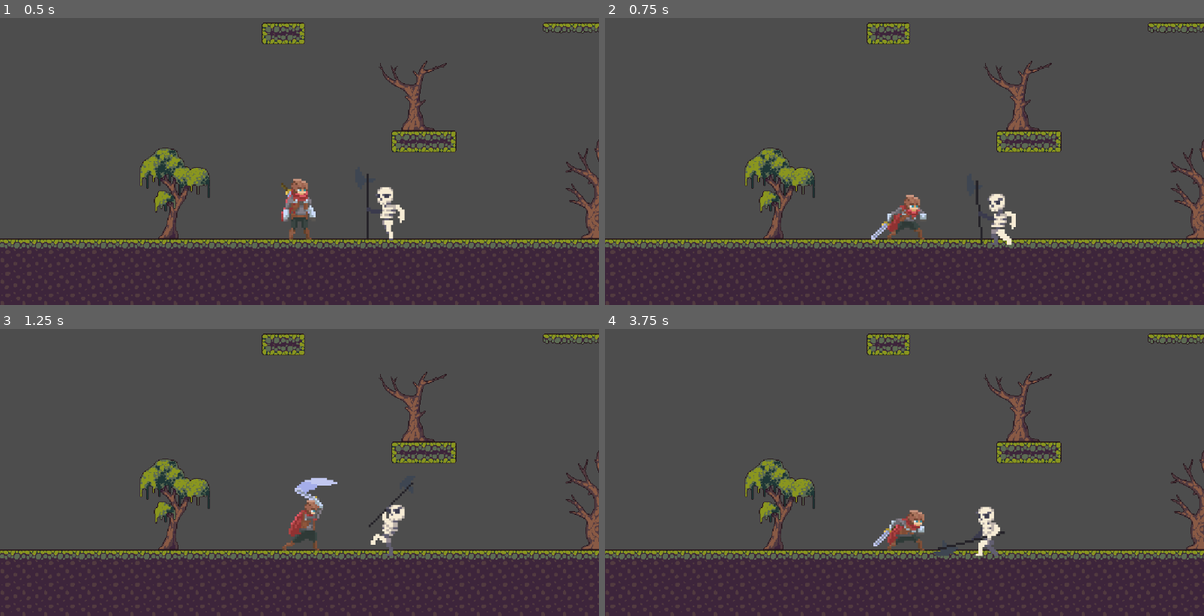
Above: before the commit, frames 1-4 (two rows, left to right).
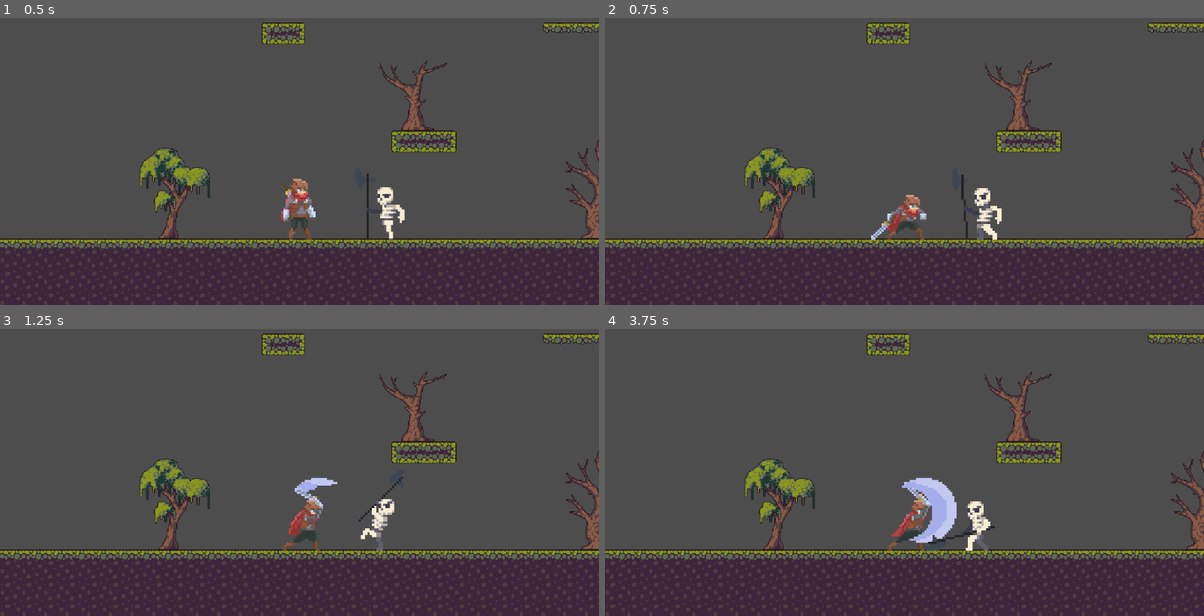
Above: after the commit, the same moments.

Repository: XinyuanD/2DSoulslikeGame
Game: Godot game, scene res://Scenes/Level 1.tscn
Two runs of this game, one before a commit and one after it. Both use one fixed random seed, a clock stepped at 60 frames per second and the inputs below.
Inputs (mouse positions are in pixels of both pictures, inside the frame that each line leads up to):
- Up to frame 1 (0.5 s): no input
- Up to frame 2 (0.75 s): move the mouse to (1036, 121) at 0.52 s; hold D (move_right) from 0.53 s (still down); click (1036, 121) at 0.6 s
- Up to frame 3 (1.25 s): keep holding D (move_right); tap Space (jump) at 0.77 s
- Up to frame 4 (3.75 s): move the mouse to (784, 463) at 1.27 s; click (784, 463) at 1.35 s; tap Space (jump) at 1.52, 3.02 s; move the mouse to (964, 374) at 2.02 s; release D (move_right) at 2.03 s; hold A (move_left) 2.03-2.78 s; click (964, 374) at 2.1 s; move the mouse to (874, 515) at 2.77 s; hold D (move_right) from 2.78 s (still down); click (874, 515) at 2.85 s; move the mouse to (1084, 498) at 3.52 s; click (1084, 498) at 3.6 s

Frame 1 is identical in both runs. In frame 2, 0.9% of the frame differs, in the area x 59-69%, y 54-80%; in frame 3, 0.7%; in frame 4, 2.5%, in the area x 44-67%, y 51-80%.

Commit message:
Updated skeleton attack animation

Diff:
--- a/Final Project/Animations/player_anim.tres
+++ b/Final Project/Animations/player_anim.tres
@@ -210,7 +210,7 @@
 }],
 "loop": false,
 "name": &"attack1",
-"speed": 5.0
+"speed": 6.0
 }, {
 "frames": [{
 "duration": 1.0,
--- a/Final Project/Animations/skeleton_anim.tres
+++ b/Final Project/Animations/skeleton_anim.tres
@@ -1,82 +1,82 @@
 [gd_resource type="SpriteFrames" load_steps=71 format=3 uid="uid://bubcom2jbikfs"]
 
-[ext_resource type="Texture2D" uid="uid://b7tklfqjfpyrp" path="res://Art/Skeleton Sprite Sheets/Skeleton Attack.png" id="1_bk2oh"]
+[ext_resource type="Texture2D" uid="uid://c3ok1dckw6dr0" path="res://Art/Skeleton Sprite Sheets/Skeleton Attack.png" id="1_bk2oh"]
 [ext_resource type="Texture2D" uid="uid://2yrd4opv7pua" path="res://Art/Skeleton Sprite Sheets/Skeleton Idle.png" id="1_w7cgc"]
 [ext_resource type="Texture2D" uid="uid://da5frsd2iua7r" path="res://Art/Skeleton Sprite Sheets/Skeleton Dead.png" id="2_72kjp"]
 [ext_resource type="Texture2D" uid="uid://dty0ed6dtg388" path="res://Art/Skeleton Sprite Sheets/Skeleton Walk.png" id="2_djmf1"]
 [ext_resource type="Texture2D" uid="uid://b7jq6fqs31mnt" path="res://Art/Skeleton Sprite Sheets/Skeleton Hit.png" id="3_44w0i"]
 
-[sub_resource type="AtlasTexture" id="AtlasTexture_bkvke"]
-atlas = ExtResource("1_bk2oh")
-region = Rect2(0, 0, 43, 37)
-
-[sub_resource type="AtlasTexture" id="AtlasTexture_0l5r1"]
-atlas = ExtResource("1_bk2oh")
-region = Rect2(43, 0, 43, 37)
-
-[sub_resource type="AtlasTexture" id="AtlasTexture_pemgw"]
-atlas = ExtResource("1_bk2oh")
-region = Rect2(86, 0, 43, 37)
-
-[sub_resource type="AtlasTexture" id="AtlasTexture_c21fe"]
-atlas = ExtResource("1_bk2oh")
-region = Rect2(129, 0, 43, 37)
-
-[sub_resource type="AtlasTexture" id="AtlasTexture_6gkob"]
-atlas = ExtResource("1_bk2oh")
-region = Rect2(172, 0, 43, 37)
-
-[sub_resource type="AtlasTexture" id="AtlasTexture_6w1vh"]
-atlas = ExtResource("1_bk2oh")
-region = Rect2(215, 0, 43, 37)
-
-[sub_resource type="AtlasTexture" id="AtlasTexture_brgr6"]
-atlas = ExtResource("1_bk2oh")
-region = Rect2(258, 0, 43, 37)
-
-[sub_resource type="AtlasTexture" id="AtlasTexture_nkaw3"]
-atlas = ExtResource("1_bk2oh")
-region = Rect2(301, 0, 43, 37)
-
-[sub_resource type="AtlasTexture" id="AtlasTexture_0ff32"]
-atlas = ExtResource("1_bk2oh")
-region = Rect2(344, 0, 43, 37)
-
-[sub_resource type="AtlasTexture" id="AtlasTexture_kjg1b"]
-atlas = ExtResource("1_bk2oh")
-region = Rect2(387, 0, 43, 37)
-
-[sub_resource type="AtlasTexture" id="AtlasTexture_e0pfj"]
-atlas = ExtResource("1_bk2oh")
-region = Rect2(430, 0, 43, 37)
-
-[sub_resource type="AtlasTexture" id="AtlasTexture_agaji"]
-atlas = ExtResource("1_bk2oh")
-region = Rect2(473, 0, 43, 37)
-
-[sub_resource type="AtlasTexture" id="AtlasTexture_e4njl"]
-atlas = ExtResource("1_bk2oh")
-region = Rect2(516, 0, 43, 37)
-
-[sub_resource type="AtlasTexture" id="AtlasTexture_fgsyf"]
-atlas = ExtResource("1_bk2oh")
-region = Rect2(559, 0, 43, 37)
-
-[sub_resource type="AtlasTexture" id="AtlasTexture_wsw2t"]
-atlas = ExtResource("1_bk2oh")
-region = Rect2(602, 0, 43, 37)
-
-[sub_resource type="AtlasTexture" id="AtlasTexture_6ox02"]
-atlas = ExtResource("1_bk2oh")
-region = Rect2(645, 0, 43, 37)
-
-[sub_resource type="AtlasTexture" id="AtlasTexture_8c6fg"]
-atlas = ExtResource("1_bk2oh")
-region = Rect2(688, 0, 43, 37)
-
-[sub_resource type="AtlasTexture" id="AtlasTexture_x6wql"]
-atlas = ExtResource("1_bk2oh")
-region = Rect2(731, 0, 43, 37)
+[sub_resource type="AtlasTexture" id="AtlasTexture_x2jet"]
+atlas = ExtResource("1_bk2oh")
+region = Rect2(0, 0, 50, 50)
+
+[sub_resource type="AtlasTexture" id="AtlasTexture_edc20"]
+atlas = ExtResource("1_bk2oh")
+region = Rect2(50, 0, 50, 50)
+
+[sub_resource type="AtlasTexture" id="AtlasTexture_cxvx0"]
+atlas = ExtResource("1_bk2oh")
+region = Rect2(100, 0, 50, 50)
+
+[sub_resource type="AtlasTexture" id="AtlasTexture_tb8bn"]
+atlas = ExtResource("1_bk2oh")
+region = Rect2(150, 0, 50, 50)
+
+[sub_resource type="AtlasTexture" id="AtlasTexture_xk3wk"]
+atlas = ExtResource("1_bk2oh")
+region = Rect2(200, 0, 50, 50)
+
+[sub_resource type="AtlasTexture" id="AtlasTexture_vn4y6"]
+atlas = ExtResource("1_bk2oh")
+region = Rect2(250, 0, 50, 50)
+
+[sub_resource type="AtlasTexture" id="AtlasTexture_v00fo"]
+atlas = ExtResource("1_bk2oh")
+region = Rect2(300, 0, 50, 50)
+
+[sub_resource type="AtlasTexture" id="AtlasTexture_d17sb"]
+atlas = ExtResource("1_bk2oh")
+region = Rect2(350, 0, 50, 50)
+
+[sub_resource type="AtlasTexture" id="AtlasTexture_tvatx"]
+atlas = ExtResource("1_bk2oh")
+region = Rect2(400, 0, 50, 50)
+
+[sub_resource type="AtlasTexture" id="AtlasTexture_jve06"]
+atlas = ExtResource("1_bk2oh")
+region = Rect2(450, 0, 50, 50)
+
+[sub_resource type="AtlasTexture" id="AtlasTexture_1h1ny"]
+atlas = ExtResource("1_bk2oh")
+region = Rect2(500, 0, 50, 50)
+
+[sub_resource type="AtlasTexture" id="AtlasTexture_yre7q"]
+atlas = ExtResource("1_bk2oh")
+region = Rect2(550, 0, 50, 50)
+
+[sub_resource type="AtlasTexture" id="AtlasTexture_7ol1b"]
+atlas = ExtResource("1_bk2oh")
+region = Rect2(600, 0, 50, 50)
+
+[sub_resource type="AtlasTexture" id="AtlasTexture_7rf6w"]
+atlas = ExtResource("1_bk2oh")
+region = Rect2(650, 0, 50, 50)
+
+[sub_resource type="AtlasTexture" id="AtlasTexture_e2ftb"]
+atlas = ExtResource("1_bk2oh")
+region = Rect2(700, 0, 50, 50)
+
+[sub_resource type="AtlasTexture" id="AtlasTexture_al053"]
+atlas = ExtResource("1_bk2oh")
+region = Rect2(750, 0, 50, 50)
+
+[sub_resource type="AtlasTexture" id="AtlasTexture_kipgh"]
+atlas = ExtResource("1_bk2oh")
+region = Rect2(800, 0, 50, 50)
+
+[sub_resource type="AtlasTexture" id="AtlasTexture_7vqkd"]
+atlas = ExtResource("1_bk2oh")
+region = Rect2(850, 0, 50, 50)
 
 [sub_resource type="AtlasTexture" id="AtlasTexture_b2cnu"]
 atlas = ExtResource("2_72kjp")
@@ -270,58 +270,58 @@
 animations = [{
 "frames": [{
 "duration": 1.0,
-"texture": SubResource("AtlasTexture_bkvke")
-}, {
-"duration": 1.0,
-"texture": SubResource("AtlasTexture_0l5r1")
-}, {
-"duration": 1.0,
-"texture": SubResource("AtlasTexture_pemgw")
-}, {
-"duration": 1.0,
-"texture": SubResource("AtlasTexture_c21fe")
-}, {
-"duration": 1.0,
-"texture": SubResource("AtlasTexture_6gkob")
-}, {
-"duration": 1.0,
-"texture": SubResource("AtlasTexture_6w1vh")
-}, {
-"duration": 1.0,
-"texture": SubResource("AtlasTexture_brgr6")
-}, {
-"duration": 1.0,
-"texture": SubResource("AtlasTexture_nkaw3")
-}, {
-"duration": 1.0,
-"texture": SubResource("AtlasTexture_0ff32")
-}, {
-"duration": 1.0,
-"texture": SubResource("AtlasTexture_kjg1b")
-}, {
-"duration": 1.0,
-"texture": SubResource("AtlasTexture_e0pfj")
-}, {
-"duration": 1.0,
-"texture": SubResource("AtlasTexture_agaji")
-}, {
-"duration": 1.0,
-"texture": SubResource("AtlasTexture_e4njl")
-}, {
-"duration": 1.0,
-"texture": SubResource("AtlasTexture_fgsyf")
-}, {
-"duration": 1.0,
-"texture": SubResource("AtlasTexture_wsw2t")
-}, {
-"duration": 1.0,
-"texture": SubResource("AtlasTexture_6ox02")
-}, {
-"duration": 1.0,
-"texture": SubResource("AtlasTexture_8c6fg")
-}, {
-"duration": 1.0,
-"texture": SubResource("AtlasTexture_x6wql")
+"texture": SubResource("AtlasTexture_x2jet")
+}, {
+"duration": 1.0,
+"texture": SubResource("AtlasTexture_edc20")
+}, {
+"duration": 1.0,
+"texture": SubResource("AtlasTexture_cxvx0")
+}, {
+"duration": 1.0,
+"texture": SubResource("AtlasTexture_tb8bn")
+}, {
+"duration": 1.0,
+"texture": SubResource("AtlasTexture_xk3wk")
+}, {
+"duration": 1.0,
+"texture": SubResource("AtlasTexture_vn4y6")
+}, {
+"duration": 1.0,
+"texture": SubResource("AtlasTexture_v00fo")
+}, {
+"duration": 1.0,
+"texture": SubResource("AtlasTexture_d17sb")
+}, {
+"duration": 1.0,
+"texture": SubResource("AtlasTexture_tvatx")
+}, {
+"duration": 1.0,
+"texture": SubResource("AtlasTexture_jve06")
+}, {
+"duration": 1.0,
+"texture": SubResource("AtlasTexture_1h1ny")
+}, {
+"duration": 1.0,
+"texture": SubResource("AtlasTexture_yre7q")
+}, {
+"duration": 1.0,
+"texture": SubResource("AtlasTexture_7ol1b")
+}, {
+"duration": 1.0,
+"texture": SubResource("AtlasTexture_7rf6w")
+}, {
+"duration": 1.0,
+"texture": SubResource("AtlasTexture_e2ftb")
+}, {
+"duration": 1.0,
+"texture": SubResource("AtlasTexture_al053")
+}, {
+"duration": 1.0,
+"texture": SubResource("AtlasTexture_kipgh")
+}, {
+"duration": 1.0,
+"texture": SubResource("AtlasTexture_7vqkd")
 }],
 "loop": false,
 "name": &"attack",
--- a/Final Project/Scenes/Player.tscn
+++ b/Final Project/Scenes/Player.tscn
@@ -23,7 +23,7 @@
 
 [node name="AnimatedSprite2D" type="AnimatedSprite2D" parent="."]
 sprite_frames = ExtResource("1_ar043")
-animation = &"idle"
+animation = &"attack3"
 
 [node name="CollisionShape2D" type="CollisionShape2D" parent="."]
 position = Vector2(1.33333, 3)
--- a/Final Project/Scenes/skeleton.tscn
+++ b/Final Project/Scenes/skeleton.tscn
@@ -16,9 +16,7 @@
 texture_filter = 1
 position = Vector2(-0.333333, 1.33333)
 sprite_frames = ExtResource("1_wavxq")
-animation = &"attack"
-frame = 7
-frame_progress = 0.848957
+animation = &"hit"
 
 [node name="CollisionShape2D" type="CollisionShape2D" parent="."]
 position = Vector2(-3, 4)
Binary file changed: Final Project/Art/Skeleton Sprite Sheets/Skeleton Attack.png
Not shown, changed: Final Project/Art/Skeleton Sprite Sheets/Skeleton Attack.png.import
